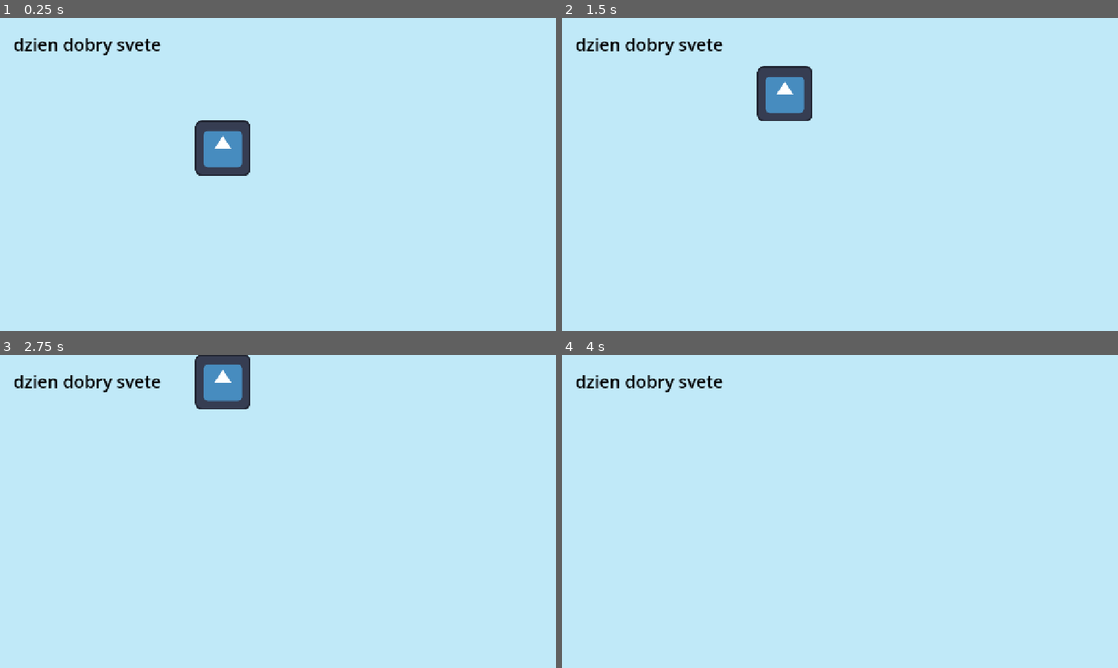
Above: before the commit, frames 1-4 (two rows, left to right).
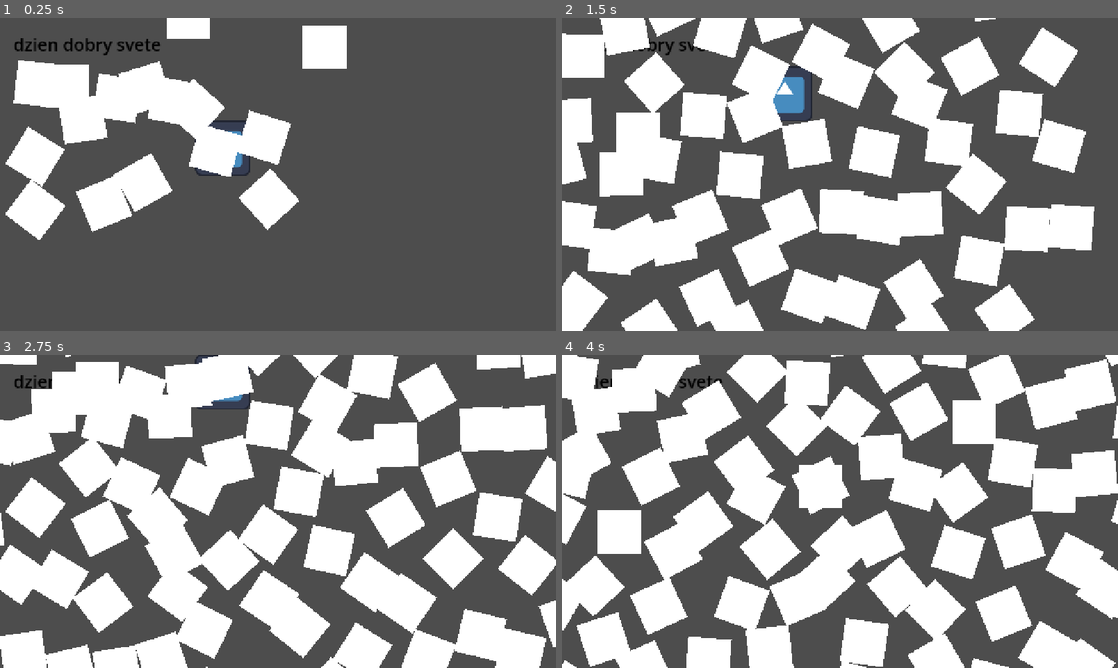
Above: after the commit, the same moments.

Repository: Matuush/gmtk2026
Game: Godot game, scene res://scenes/main.tscn
The game is run twice, just before and just after one commit, with the same random seed, the same clock (stepped at 60 frames per second) and the same inputs. The engine's default icon, where the game draws it, is replaced by a stand-in: a white triangle on a blue panel in a dark square.
Inputs:
- Up to frame 1 (0.25 s): no input
- Up to frame 2 (1.5 s): hold Up (ui_up) 0.53-1.28 s
- Up to frame 3 (2.75 s): hold Up (ui_up) from 2.03 s (still down)
- Up to frame 4 (4 s): release Up (ui_up) at 3.53 s

The runs differ from the first frame. In frame 1, 99% of the frame differs, in the area x 0-100%, y 0-100%; in frame 2, 99%; in frame 3, 100%; in frame 4, 100%.

Commit message:
added basic amoeba spawning

Diff:
--- /dev/null
+++ b/scenes/game/game.gd
@@ -0,0 +1,24 @@
+extends Node2D
+
+var my_time : float = 0.0
+var enemies : Array = []
+var window_size : Vector2 = DisplayServer.window_get_size()
+@export var amoeba_scene : PackedScene
+
+func _physics_process(delta: float) -> void:
+	my_time += delta
+	#print(my_time)
+	var new_amoeba = amoeba_scene.instantiate()
+	new_amoeba.position.x = randf_range(0, window_size.x)
+	new_amoeba.position.y = randf_range(0, window_size.y)
+	#new_amoeba.position.x = randf_range(0, 10)
+	#new_amoeba.position.y = randf_range(0, 10)
+	print(new_amoeba.position)
+	add_child(new_amoeba)
+	#
+	#enemies.push_back(new_amoeba)
+
+	#if my_time > 2.0:
+		#remove_child($Game)
+	#position.x += 100 * delta
+	pass
--- /dev/null
+++ b/scenes/game/game.tscn
@@ -0,0 +1,33 @@
+[gd_scene format=3 uid="uid://biyxwrrfhvetw"]
+
+[ext_resource type="Script" uid="uid://cbet5unfc6y0i" path="res://scenes/game/game.gd" id="1_0sr1o"]
+[ext_resource type="Texture2D" uid="uid://bo7jop332xjnt" path="res://assets/icon.svg" id="1_7h61r"]
+[ext_resource type="Script" uid="uid://c7sqwgqvx4y46" path="res://scenes/sprite_2d.gd" id="2_0sr1o"]
+[ext_resource type="PackedScene" uid="uid://c3tj650y80uvk" path="res://scenes/game/organisms/amoeba.tscn" id="4_kelw5"]
+
+[node name="Game" type="Node2D" unique_id=683943009]
+script = ExtResource("1_0sr1o")
+amoeba_scene = ExtResource("4_kelw5")
+
+[node name="ColorRect" type="ColorRect" parent="." unique_id=1391499599]
+visible = false
+offset_right = 1280.0
+offset_bottom = 720.0
+color = Color(0.7532877, 0.91385627, 0.97304934, 1)
+
+[node name="Label" type="Label" parent="." unique_id=1590296513]
+offset_left = 31.0
+offset_top = 33.0
+offset_right = 371.0
+offset_bottom = 116.0
+theme_override_colors/font_color = Color(0, 0, 0, 1)
+theme_override_font_sizes/font_size = 40
+text = "dzien dobry svete"
+
+[node name="Sprite2D" type="Sprite2D" parent="." unique_id=317603298]
+position = Vector2(513, 287)
+texture = ExtResource("1_7h61r")
+script = ExtResource("2_0sr1o")
+
+[node name="Amoeba" parent="." unique_id=1900628124 instance=ExtResource("4_kelw5")]
+position = Vector2(235, 369)
--- /dev/null
+++ b/scenes/game/organisms/amoeba.gd
@@ -0,0 +1,4 @@
+class_name amoeba extends RigidBody2D
+
+func _ready() -> void:
+	print("have been made")
--- /dev/null
+++ b/scenes/game/organisms/amoeba.tscn
@@ -0,0 +1,20 @@
+[gd_scene format=3 uid="uid://c3tj650y80uvk"]
+
+[ext_resource type="Script" uid="uid://ukoobdr4bol4" path="res://scenes/game/organisms/amoeba.gd" id="1_gtxip"]
+
+[sub_resource type="CapsuleShape2D" id="CapsuleShape2D_oyn23"]
+radius = 50.0
+height = 200.0
+
+[node name="Amoeba" type="RigidBody2D" unique_id=1900628124]
+gravity_scale = 0.0
+script = ExtResource("1_gtxip")
+
+[node name="CollisionShape2D" type="CollisionShape2D" parent="." unique_id=1755495078]
+shape = SubResource("CapsuleShape2D_oyn23")
+
+[node name="ColorRect" type="ColorRect" parent="." unique_id=1175198685]
+offset_left = -50.0
+offset_top = -50.0
+offset_right = 50.0
+offset_bottom = 50.0
--- /dev/null
+++ b/scenes/main.gd
@@ -0,0 +1 @@
+extends Node2D
--- a/scenes/main.tscn
+++ b/scenes/main.tscn
@@ -1,25 +1,9 @@
 [gd_scene format=3 uid="uid://di7lv4icyqso4"]
 
-[ext_resource type="Texture2D" uid="uid://bo7jop332xjnt" path="res://assets/icon.svg" id="1_o5qli"]
-[ext_resource type="Script" uid="uid://c7sqwgqvx4y46" path="res://scenes/sprite_2d.gd" id="2_0wfyh"]
+[ext_resource type="Script" uid="uid://bc6jhquayg0it" path="res://scenes/main.gd" id="1_sugp2"]
+[ext_resource type="PackedScene" uid="uid://biyxwrrfhvetw" path="res://scenes/game/game.tscn" id="2_0wfyh"]
 
 [node name="Main" type="Node2D" unique_id=727505612]
+script = ExtResource("1_sugp2")
 
-[node name="ColorRect" type="ColorRect" parent="." unique_id=1945565374]
-offset_right = 1280.0
-offset_bottom = 720.0
-color = Color(0.7532877, 0.91385627, 0.97304934, 1)
-
-[node name="Label" type="Label" parent="." unique_id=855562193]
-offset_left = 31.0
-offset_top = 33.0
-offset_right = 371.0
-offset_bottom = 116.0
-theme_override_colors/font_color = Color(0, 0, 0, 1)
-theme_override_font_sizes/font_size = 40
-text = "dzien dobry svete"
-
-[node name="Sprite2D" type="Sprite2D" parent="." unique_id=1775835316]
-position = Vector2(513, 287)
-texture = ExtResource("1_o5qli")
-script = ExtResource("2_0wfyh")
+[node name="Game" parent="." unique_id=683943009 instance=ExtResource("2_0wfyh")]
Not shown, added: scenes/game/game.gd.uid
Not shown, added: scenes/game/organisms/amoeba.gd.uid
Not shown, added: scenes/main.gd.uid
